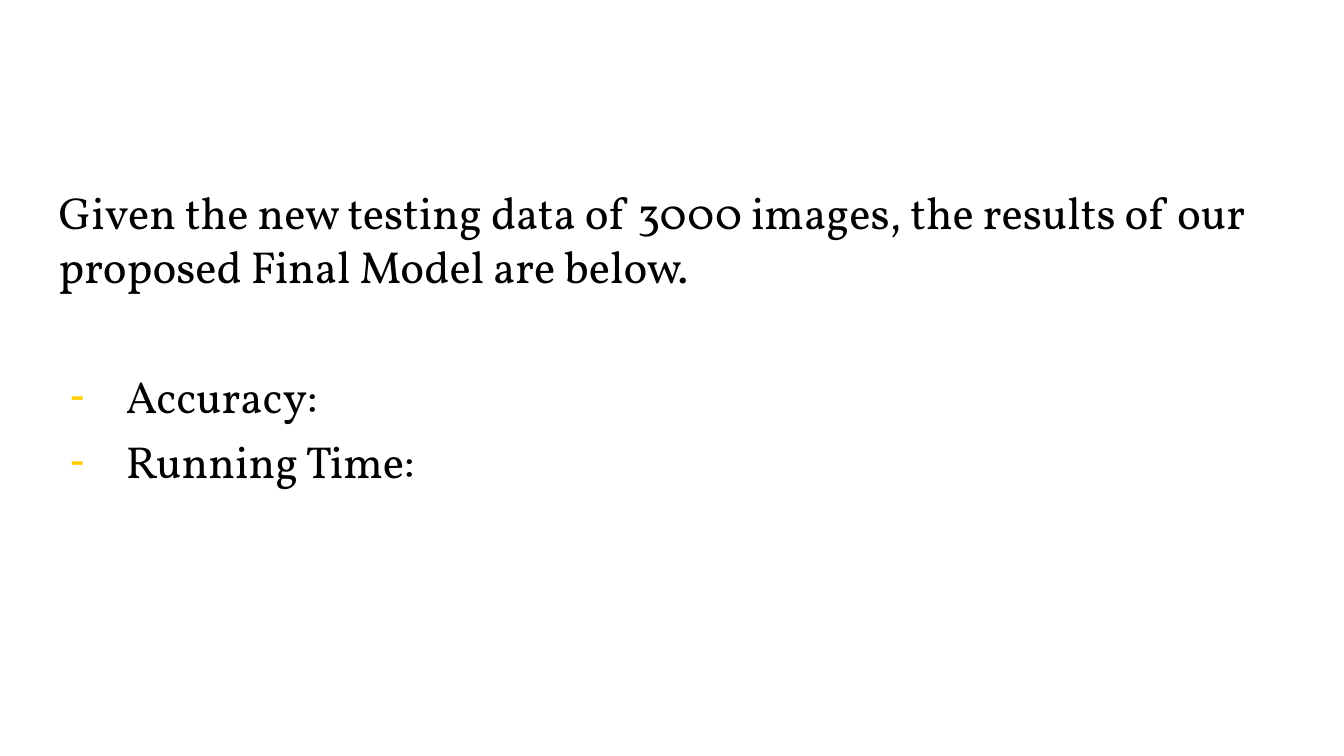
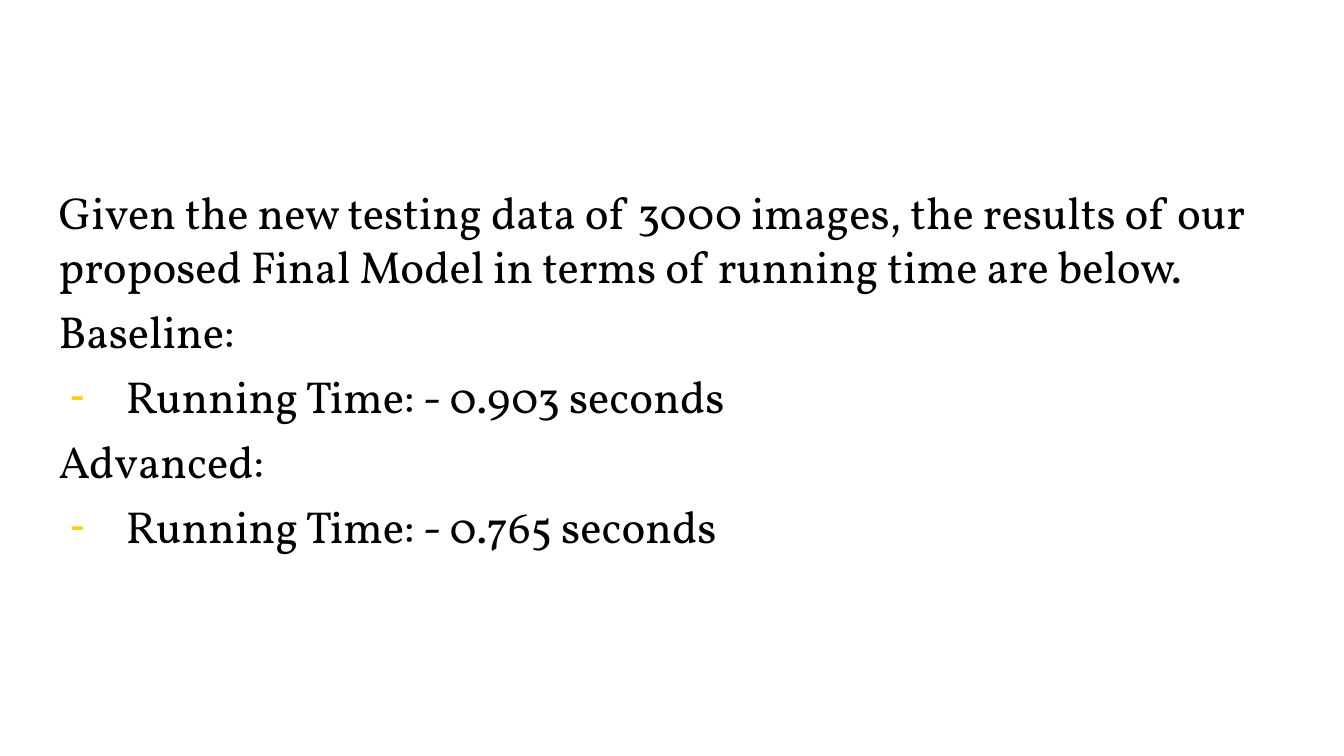
Before and after one commit to TZstatsADS/Spring2018-Project3-Group7, a slide deck: slide 20 of grp7_V2.pptx. Drawn at 1344x756 pixels with LibreOffice and Linux fonts; fonts in the diff are those of the drawing. Boxes give left, top, right and bottom in pixels: in the first picture for what was removed or moved away, otherwise in the second. Text is boxed around its words. In the diff, an @@ line names an element or a change of style, - is before the commit and + after.

Commit message:
final model running times

```diff
--- a/grp7_V2.pptx
+++ b/grp7_V2.pptx
@@ text at box(59, 197, 1245, 554): text changed @@
-Given the new testing data of 3000 images, the results of our proposed Final Model are below.
-– Accuracy:
-– Running Time:
+Given the new testing data of 3000 images, the results of our proposed Final Model in terms of running time are below.
+Baseline:
+– Running Time: - 0.903 seconds
+Advanced:
+– Running Time: - 0.765 seconds
```
Also in this commit, not shown: 1 other file.
